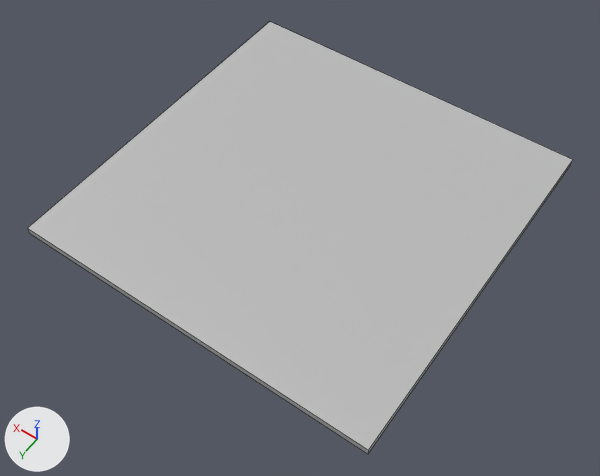
A saved change to the FBX model Isolated Control/Assets/Meshes/SM_floorTileS.fbx.
Camera for both pictures: a camera (50 mm lens) standing at (-1.48, 3.28, 8.13) and looking at (2.34, -2.08, -0.29). Every picture has the same lights, and +X, +Y and +Z are marked at lower left. Mesh edges are drawn as thin lines. Where no turn or scale is listed for an object, it has been applied to the vertices.

The older version as bpy lines, for what is in view:
```python
me_mesh = bpy.data.meshes.new('Mesh')
me_mesh.from_pydata(...)  # a box spanning x 0.0..5.0, y -5.0..0.0, z 0.0..0.1
me_mesh.materials.append(mat_lambert1)  # grey #bcbcbc
ob_sm_floor_tiles = bpy.data.objects.new('SM_floor_tileS', me_mesh)
ob_sm_floor_tiles.location = (0.0, 0.0, 0.0)
```
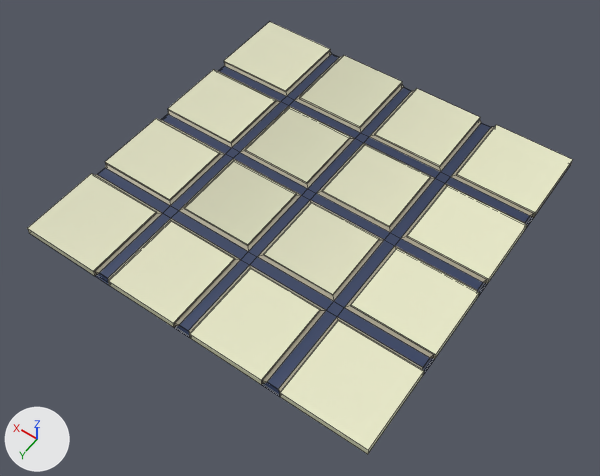
Where the change shows, as pixel boxes (x1, y1, x2, y2) in the pictures (600 x 476 px):
```json
{"part": 1, "of": "me_mesh", "change": "added", "after": [27, 22, 573, 454]}
```

The change, as JSON lines over the scene's bpy script:
```json
{"op": "add", "block": "img_basecolour__tga", "code": ["img_basecolour__tga = load_image('baseColour_.tga', '../Materials/baseColour_.tga', 8, 64, 'sRGB')"]}
{"op": "add", "block": "mat_m_base", "code": ["mat_m_base = principled_material('M_Base')", "mat_m_base.texture = img_basecolour__tga"]}
{"block": "me_mesh", "where": "# used by ob_sm_floor_tiles; location = (0.0, 0.0, 0.0)"}
{"op": "remove", "block": "me_mesh", "code": "me_mesh.from_pydata(...)  # 8 vertices, 6 faces; spans x 0.0..5.0, y -5.0..0.0, z 0.0..0.1"}
{"op": "remove", "block": "me_mesh", "code": "me_mesh.materials.append(mat_lambert1)  # grey #bcbcbc"}
{"op": "add", "block": "me_mesh", "code": "me_mesh.from_pydata(...)  # 296 vertices, 294 faces; spans x 0.0..5.0, y -5.0..0.0, z 0.0..0.1"}
{"block": "me_mesh", "change": "me_mesh part 1: 288 vertices added at x 0.0..5.0, y -5.0..0.0, z 0.0..0.1"}
{"op": "add", "block": "me_mesh", "code": "me_mesh.materials.append(mat_m_base)  # picture img_basecolour__tga"}
```
